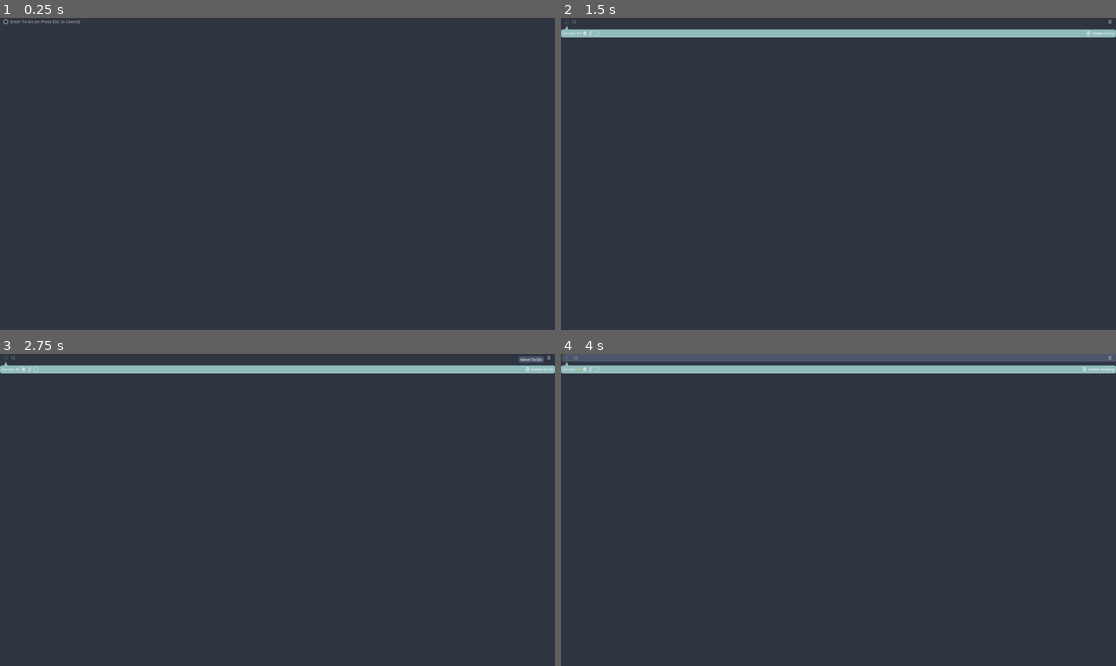
Above: before the commit, frames 1-4 (two rows, left to right).
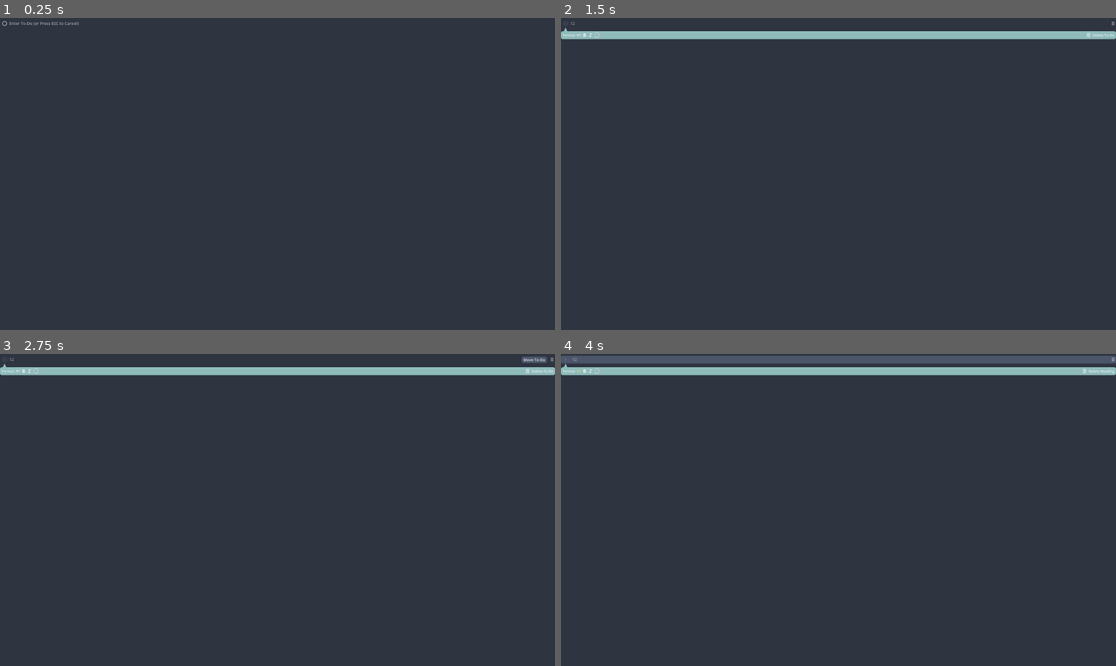
Above: after the commit, the same moments.

Repository: njamster/habituary
Game: Godot game, scene res://main_window/list_view/day_panel/scrollable_todo_list/todo_list/todo_item/todo_item.tscn
Same seed, same stepped clock (60 frames per second), same inputs: the game is played once before the commit and once after it. This scene is started directly instead of the project's main scene.
Inputs (mouse positions are in pixels of both pictures, inside the frame that each line leads up to; where the layout moved, square brackets give the same spot in the first picture):
- Up to frame 1 (0.25 s): no input
- Up to frame 2 (1.5 s): click (844, 21) at 0.52 s; type "12" at 0.6 s; click (566, 24) [566, 21] at 1.25 s
- Up to frame 3 (2.75 s): click (549, 360) [549, 357] at 2 s
- Up to frame 4 (4 s): click (577, 372) [577, 369] at 2.75 s; click (566, 360) [566, 357] at 3.5 s

The runs differ from the first frame. In frame 1, 0.1% of the frame differs, in the area x 0-15%, y 0-3%; in frame 2, 1.4%; in frame 3, 1.5%; in frame 4, 2.6%, in the area x 0-100%, y 0-7%.
Error in both runs: Invalid access to property or key 'text' on a base object of type 'Node (utils.gd)'. (res://main_window/list_view/day_panel/scrollable_todo_list/todo_list/todo…

Commit message:
Simplify the handling of the LineHighlight
... by directly including upper- and lower-padding in each to-do item.
That is, each item is now *exactly* as high as one row in the DayView,
there's no longer any need for the TodoList to have a separation value
and a vertical padding around itself to ensure a proper result.

When adding a new to-do by left clicking, that's now directly using the
position of the LineHighlight, instead of the event's position.

Diff:
--- a/main_window/list_view/day_panel/scrollable_todo_list/scrollable_todo_list.gd
+++ b/main_window/list_view/day_panel/scrollable_todo_list/scrollable_todo_list.gd
@@ -41,7 +41,7 @@
 func _on_gui_input(event: InputEvent) -> void:
 	if event is InputEventMouseButton and event.button_index == MOUSE_BUTTON_MASK_LEFT:
 		if event.pressed:
-			%TodoList.add_todo(event.global_position)
+			%TodoList.add_todo(%TodoList/LineHighlight.global_position)
 
 
 func save_to_disk() -> void:
--- a/main_window/list_view/day_panel/scrollable_todo_list/todo_list/todo_item/drag_handle/drag_handle.gd
+++ b/main_window/list_view/day_panel/scrollable_todo_list/todo_list/todo_item/drag_handle/drag_handle.gd
@@ -19,7 +19,7 @@
 
 	nodes_to_move = [host]
 	if host.is_heading:
-		nodes_to_move += host.get_node("../../..").get_subordinate_items(host.get_index())
+		nodes_to_move += host.get_node("../..").get_subordinate_items(host.get_index())
 	else:
 		var todo_list := host.get_parent()
 
@@ -51,7 +51,7 @@
 	# everywhere but here, where it should happen as soon as the user is starting to drag.
 	EventBus.todo_list_clicked.emit()
 
-	host.get_node("../../../../..").is_dragged = true
+	host.get_node("../../../..").is_dragged = true
 
 	return nodes_to_move
 
@@ -60,4 +60,4 @@
 	if what == Node.NOTIFICATION_DRAG_END:
 		for node in nodes_to_move:
 			node.modulate.a = 1.0
-		host.get_node("../../../../..").is_dragged = false
+		host.get_node("../../../..").is_dragged = false
--- a/main_window/list_view/day_panel/scrollable_todo_list/todo_list/todo_item/todo_item.gd
+++ b/main_window/list_view/day_panel/scrollable_todo_list/todo_list/todo_item/todo_item.gd
@@ -20,8 +20,8 @@
 var date : Date:
 	get():
 		# FIXME: avoid using a relative path that involves parent nodes
-		if "date" in get_node("../../../../../../.."):
-			return Date.new(get_node("../../../../../../..").date.as_dict())
+		if "date" in get_node("../../../../../.."):
+			return Date.new(get_node("../../../../../..").date.as_dict())
 		else:
 			return null
 
@@ -292,9 +292,10 @@
 	#region Local Signals
 	focus_exited.connect(_on_focus_exited)
 	gui_input.connect(_on_gui_input)
-	mouse_entered.connect(_on_mouse_entered)
-	mouse_exited.connect(_on_mouse_exited)
 	tree_exiting.connect(_on_tree_exiting)
+
+	%MainRow.mouse_entered.connect(_on_mouse_entered)
+	%MainRow.mouse_exited.connect(_on_mouse_exited)
 
 	%CheckBox.gui_input.connect(_on_check_box_gui_input)
 
@@ -341,7 +342,7 @@
 	# FIXME: this is pretty hacky patch...
 	await get_tree().process_frame
 	await get_tree().process_frame
-	var scroll_container := get_node("../../../..")
+	var scroll_container := get_node("../../..")
 	scroll_container.ensure_control_visible(self)
 	var row_height = scroll_container.TODO_ITEM_HEIGHT
 	if scroll_container.scroll_vertical % row_height != 0:
@@ -362,11 +363,11 @@
 	_reindent_sub_todos(-1)
 
 	if %Edit.text:
-		var successor = get_node("../../..").get_nearest_visible_successor(get_index())
+		var successor = get_node("../..").get_nearest_visible_successor(get_index())
 		if successor:
 			successor.edit()
 		else:
-			var predecessor = get_node("../../..").get_nearest_visible_predecessor(get_index())
+			var predecessor = get_node("../..").get_nearest_visible_predecessor(get_index())
 			if predecessor:
 				predecessor.edit()
 			else:
@@ -497,12 +498,12 @@
 
 
 func _can_drop_data(_at_position: Vector2, data: Variant) -> bool:
-	return get_node("../../..")._can_drop_data(_at_position, data)
+	return get_node("../..")._can_drop_data(_at_position, data)
 
 
 func _drop_data(_at_position: Vector2, data: Variant) -> void:
 	# FIXME: avoid asumptions about the parent's of this node
-	get_node("../../..")._drop_data(position - Vector2.ONE, data)
+	get_node("../..")._drop_data(position - Vector2.ONE, data)
 
 
 func save_to_disk(file : FileAccess) -> void:
@@ -632,11 +633,11 @@
 			if not is_heading:
 				self.state = States.FAILED if self.state != States.FAILED else States.TO_DO
 		elif event.is_action_pressed("previous_todo", true, true):
-			var predecessor = get_node("../../..").get_nearest_visible_predecessor(get_index())
+			var predecessor = get_node("../..").get_nearest_visible_predecessor(get_index())
 			if predecessor:
 				predecessor.edit()
 		elif event.is_action_pressed("next_todo", true, true):
-			var successor = get_node("../../..").get_nearest_visible_successor(get_index())
+			var successor = get_node("../..").get_nearest_visible_successor(get_index())
 			if successor:
 				successor.edit()
 		elif event.is_action_pressed("move_todo_up", true, true):
@@ -652,7 +653,7 @@
 				# Move the to-do & all its sub items to the end of its current scope. This matters
 				# if it has siblings, which would become sub items after deindentation otherwise!
 				# FIXME: That is a rather hacky way to achieve this...
-				self.get_node("../../..").move_to_do(self, 999_999_999)
+				self.get_node("../..").move_to_do(self, 999_999_999)
 			self.indentation_level -= 1
 		elif event.is_action_pressed("unindent_todo", true, true):
 			pass  # consume echo events without doing anything
@@ -844,11 +845,11 @@
 					self.hide()
 
 					if %EditingOptions.visible:
-						var successor = get_node("../../..").get_nearest_visible_successor(get_index())
+						var successor = get_node("../..").get_nearest_visible_successor(get_index())
 						if successor:
 							successor.edit()
 						else:
-							var predecessor = get_node("../../..").get_nearest_visible_predecessor(get_index())
+							var predecessor = get_node("../..").get_nearest_visible_predecessor(get_index())
 							if predecessor:
 								predecessor.edit()
 
--- a/main_window/list_view/day_panel/scrollable_todo_list/todo_list/todo_item/todo_item.tscn
+++ b/main_window/list_view/day_panel/scrollable_todo_list/todo_list/todo_item/todo_item.tscn
@@ -61,23 +61,26 @@
 events = [SubResource("InputEventAction_8e6wv")]
 
 [node name="ToDoItem" type="VBoxContainer" groups=["todo_item"]]
-custom_minimum_size = Vector2(0, 27)
 offset_right = 1920.0
 offset_bottom = 27.0
 focus_mode = 2
-mouse_filter = 0
+mouse_filter = 2
 theme_type_variation = &"NoSeparation"
 script = ExtResource("2_6v2l5")
 
+[node name="UpperPadding" type="Control" parent="."]
+custom_minimum_size = Vector2(0, 6)
+layout_mode = 2
+mouse_filter = 2
+
 [node name="HBox" type="HBoxContainer" parent="."]
 layout_mode = 2
+theme_type_variation = &"NoSeparation"
 
 [node name="Indentation" type="Control" parent="HBox"]
 unique_name_in_owner = true
-custom_minimum_size = Vector2(0, 20)
 layout_mode = 2
 size_flags_horizontal = 8
-size_flags_vertical = 0
 
 [node name="VBox" type="VBoxContainer" parent="HBox"]
 layout_mode = 2
@@ -86,12 +89,11 @@
 
 [node name="MainRow" type="PanelContainer" parent="HBox/VBox"]
 unique_name_in_owner = true
-layout_mode = 2
-mouse_filter = 1
+custom_minimum_size = Vector2(0, 27)
+layout_mode = 2
 theme_type_variation = &"ToDoItem_NoHeading"
 
 [node name="HBox" type="HBoxContainer" parent="HBox/VBox/MainRow"]
-custom_minimum_size = Vector2(0, 27)
 layout_mode = 2
 theme_type_variation = &"NoSeparation"
 
@@ -153,7 +155,6 @@
 
 [node name="DragHandle" type="Button" parent="HBox/VBox/MainRow/HBox"]
 unique_name_in_owner = true
-custom_minimum_size = Vector2(31, 27)
 layout_mode = 2
 mouse_filter = 1
 mouse_default_cursor_shape = 6
@@ -170,7 +171,7 @@
 [node name="BookmarkIndicator" type="TextureRect" parent="HBox/VBox/MainRow/HBox"]
 unique_name_in_owner = true
 modulate = Color(0.505882, 0.631373, 0.756863, 1)
-custom_minimum_size = Vector2(22, 22)
+custom_minimum_size = Vector2(22, 0)
 layout_mode = 2
 mouse_default_cursor_shape = 2
 texture = ExtResource("5_eqyfo")
@@ -186,7 +187,6 @@
 modulate = Color(0.560784, 0.737255, 0.733333, 1)
 custom_minimum_size = Vector2(22, 13)
 layout_mode = 2
-size_flags_horizontal = 0
 mouse_filter = 0
 texture = ExtResource("10_u8h4d")
 expand_mode = 1
@@ -340,3 +340,8 @@
 popup_delay = 1.2
 popup_position = 5
 gap_width = 4
+
+[node name="LowerPadding" type="Control" parent="."]
+custom_minimum_size = Vector2(0, 7)
+layout_mode = 2
+mouse_filter = 2
--- a/main_window/list_view/day_panel/scrollable_todo_list/todo_list/todo_list.gd
+++ b/main_window/list_view/day_panel/scrollable_todo_list/todo_list/todo_list.gd
@@ -172,7 +172,7 @@
 			continue
 		if child.is_heading:
 			inside_folded_heading = false
-		if child.global_position.y > at_position.y:
+		if child.global_position.y >= at_position.y:
 			if not inside_folded_heading:
 				if last_heading:
 					last_heading.get_node("%FoldHeading").button_pressed = false
@@ -242,7 +242,7 @@
 			# Now, move the entry to its new loation.
 			if entry.get_parent() != %Items:
 				# item moved from one list to another
-				var old_list = entry.get_parent().get_parent().get_parent()
+				var old_list = entry.get_parent().get_parent()
 				disconnect_todo_signals(entry)
 				if entry.is_bookmarked:
 					var old_date = entry.date
@@ -311,23 +311,25 @@
 	for i in range(%Items.get_child_count() - 1, -1, -1):
 		var child := %Items.get_child(i)
 		if child.visible:
-			y_position = child.global_position.y + child.size.y + %Items.get_theme_constant("separation")
+			y_position = child.global_position.y + child.size.y
 			break
 
 	# if the mouse cursor is above that last visible item, find the item that is closest to the
 	# current mouse cursor position and put the line there
 	for i in %Items.get_child_count():
 		var child := %Items.get_child(i)
-		if child.visible and child.global_position.y > mouse_position.y:
+		# Note: 13 is the combined height of a to-do item's upper- and lower-
+		# padding. It's subtracted from the mouse position here, to ensure that
+		# the same result is given when hovering the lower padding of the upper
+		# item as when hovering the upper padding of its successor.
+		if child.visible and child.global_position.y > mouse_position.y - 13:
 			y_position = child.global_position.y
 			break
 
-	$LineHighlight.global_position.y = y_position - \
-		0.5 * %Items.get_theme_constant("separation")
-	if y_position == %Items.global_position.y:
-		$LineHighlight.position.y += 0.5 * $LineHighlight.custom_minimum_size.y
-	else:
-		$LineHighlight.position.y -= 0.5 * $LineHighlight.custom_minimum_size.y
+	$LineHighlight.global_position.y = y_position
+	if y_position != %Items.global_position.y:
+		$LineHighlight.position.y -= 2
+
 	$LineHighlight.modulate.a = 1.0
 
 
--- a/main_window/list_view/day_panel/scrollable_todo_list/todo_list/todo_list.tscn
+++ b/main_window/list_view/day_panel/scrollable_todo_list/todo_list/todo_list.tscn
@@ -29,16 +29,12 @@
 size_flags_vertical = 0
 color = Color(0.505882, 0.631373, 0.756863, 1)
 
-[node name="VerticalPadding" type="MarginContainer" parent="."]
-layout_mode = 2
-theme_type_variation = &"ToDoList_VerticalPadding"
-
-[node name="Items" type="VBoxContainer" parent="VerticalPadding"]
+[node name="Items" type="VBoxContainer" parent="."]
 unique_name_in_owner = true
 layout_mode = 2
 size_flags_horizontal = 3
 size_flags_vertical = 3
-theme_type_variation = &"TodoList_ItemSeparation"
+theme_type_variation = &"NoSeparation"
 
 [node name="DebounceTimer" type="Timer" parent="."]
 wait_time = 10.0
--- a/theme/dark_theme.tres
+++ b/theme/dark_theme.tres
@@ -1144,14 +1144,9 @@
 ToDoItem_TogglePadding/base_type = &"MarginContainer"
 ToDoItem_TogglePadding/constants/margin_left = 6
 ToDoItem_TogglePadding/constants/margin_right = 6
-ToDoList_VerticalPadding/base_type = &"MarginContainer"
-ToDoList_VerticalPadding/constants/margin_bottom = 7
-ToDoList_VerticalPadding/constants/margin_top = 6
 TodayCountLabel/base_type = &"Label"
 TodayCountLabel/colors/font_color = Color(0.180392, 0.203922, 0.25098, 1)
 TodayCountLabel/font_sizes/font_size = 9
-TodoList_ItemSeparation/base_type = &"BoxContainer"
-TodoList_ItemSeparation/constants/separation = 13
 TooltipLabel/font_sizes/font_size = 13
 TooltipPanel/base_type = &"PanelContainer"
 TooltipPanel/styles/panel = SubResource("StyleBoxFlat_k2ine")
--- a/theme/generator.gd
+++ b/theme/generator.gd
@@ -541,12 +541,6 @@
 	medium_separation.separation = 16
 	#endregion
 
-	#region TodoList_ItemSeparation
-	var todo_list_item_separation := theme.create_theme_type("TodoList_ItemSeparation", "BoxContainer")
-
-	todo_list_item_separation.separation = 13
-	#endregion
-
 	#region SmallSeparation
 	var small_separation := theme.create_theme_type("SmallSeparation", "BoxContainer")
 
@@ -636,13 +630,6 @@
 	calendar_extra_padding.margin_left = 40
 	calendar_extra_padding.margin_top = 87
 	calendar_extra_padding.margin_right = 40
-	#endregion
-
-	#region ToDoList_VerticalPadding
-	var to_do_list_vertical_padding := theme.create_theme_type("ToDoList_VerticalPadding", "MarginContainer")
-
-	to_do_list_vertical_padding.margin_top = 6
-	to_do_list_vertical_padding.margin_bottom = 7
 	#endregion
 
 	#region ToDoItem_TogglePadding
--- a/theme/light_theme.tres
+++ b/theme/light_theme.tres
@@ -1144,14 +1144,9 @@
 ToDoItem_TogglePadding/base_type = &"MarginContainer"
 ToDoItem_TogglePadding/constants/margin_left = 6
 ToDoItem_TogglePadding/constants/margin_right = 6
-ToDoList_VerticalPadding/base_type = &"MarginContainer"
-ToDoList_VerticalPadding/constants/margin_bottom = 7
-ToDoList_VerticalPadding/constants/margin_top = 6
 TodayCountLabel/base_type = &"Label"
 TodayCountLabel/colors/font_color = Color(0.960784, 0.960784, 0.960784, 1)
 TodayCountLabel/font_sizes/font_size = 9
-TodoList_ItemSeparation/base_type = &"BoxContainer"
-TodoList_ItemSeparation/constants/separation = 13
 TooltipLabel/font_sizes/font_size = 13
 TooltipPanel/base_type = &"PanelContainer"
 TooltipPanel/styles/panel = SubResource("StyleBoxFlat_5n5an")
